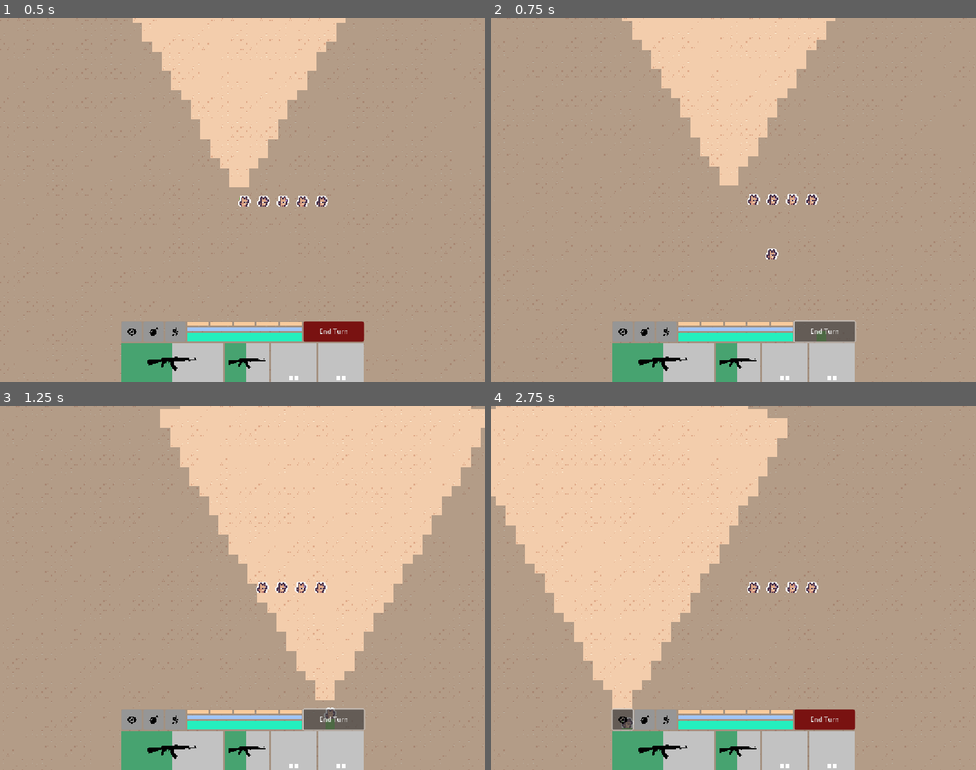
Above: before the commit, frames 1-4 (two rows, left to right).
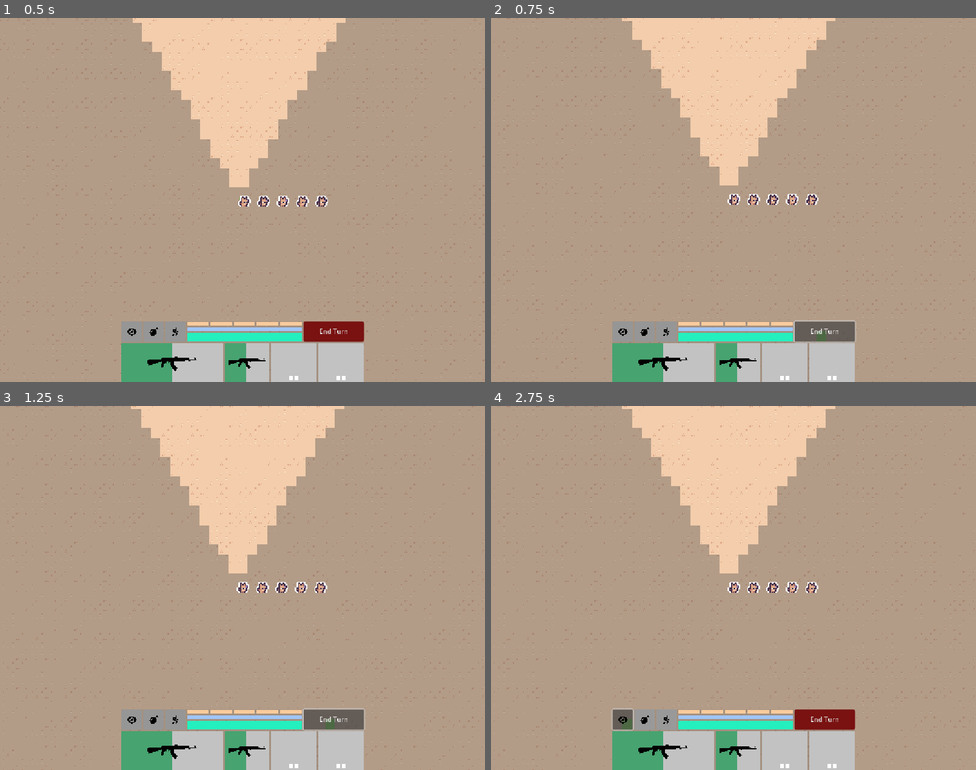
Above: after the commit, the same moments.

Repository: david8zhang/valorant-team-manager-godot
Game: Godot game, scene res://scenes/GameRound.tscn
Same seed, same stepped clock (60 frames per second), same inputs: the game is played once before the commit and once after it.
Inputs (mouse positions are in pixels of both pictures, inside the frame that each line leads up to):
- Up to frame 1 (0.5 s): no input
- Up to frame 2 (0.75 s): click "End Turn" at 0.5 s
- Up to frame 3 (1.25 s): no input
- Up to frame 4 (2.75 s): click (820, 711) at 1.27 s; click (621, 719) at 2 s

Frame 1 is identical in both runs. In frame 2, 0.1% of the frame differs, in the area x 48-60%, y 48-67%; in frame 3, 22%; in frame 4, 26%, in the area x 0-71%, y 0-89%.

Commit message:
hook up action menu

Diff:
--- a/codebase/prefabs/ActionMenu.tscn
+++ b/codebase/prefabs/ActionMenu.tscn
@@ -1,5 +1,6 @@
-[gd_scene load_steps=15 format=3 uid="uid://8f0kh0fhafed"]
-
+[gd_scene load_steps=16 format=3 uid="uid://8f0kh0fhafed"]
+
+[ext_resource type="Script" uid="uid://cvyhywt2dq3l7" path="res://scripts/ActionMenu.gd" id="1_0corr"]
 [ext_resource type="Texture2D" uid="uid://d3w1j5xmidi17" path="res://assets/placeholder/eye-solid-full.svg" id="1_yth5k"]
 [ext_resource type="Texture2D" uid="uid://7pdwea6dt72o" path="res://assets/placeholder/bomb-solid-full.svg" id="2_05y7h"]
 [ext_resource type="Texture2D" uid="uid://cyqkara66lajl" path="res://assets/placeholder/person-running-solid-full.svg" id="3_g67y3"]
@@ -50,6 +51,7 @@
 grow_vertical = 0
 size_flags_vertical = 8
 theme_override_styles/panel = SubResource("StyleBoxFlat_knvme")
+script = ExtResource("1_0corr")
 
 [node name="VBoxContainer" type="VBoxContainer" parent="."]
 layout_mode = 2
@@ -180,7 +182,7 @@
 value = 100.0
 show_percentage = false
 
-[node name="Button" type="Button" parent="VBoxContainer/NonCombatAndStats"]
+[node name="EndTurn" type="Button" parent="VBoxContainer/NonCombatAndStats"]
 custom_minimum_size = Vector2(150, 0)
 layout_mode = 2
 theme_override_styles/normal = SubResource("StyleBoxFlat_3omt0")
--- /dev/null
+++ b/codebase/scripts/ActionMenu.gd
@@ -0,0 +1,42 @@
+class_name ActionMenu
+extends PanelContainer
+
+@onready var watch_button = $VBoxContainer/NonCombatAndStats/NonCombatActions/Watch as Button
+@onready var bomb_button = $VBoxContainer/NonCombatAndStats/NonCombatActions/Bomb as Button
+@onready var move_button = $VBoxContainer/NonCombatAndStats/NonCombatActions/Move as Button
+
+signal on_action(action_state)
+
+func _ready() -> void:
+	move_button.pressed.connect(func (): on_action_click(AgentController.ActionState.MOVE))
+	bomb_button.pressed.connect(func (): on_action_click(AgentController.ActionState.DEFUSE))
+	watch_button.pressed.connect(func (): on_action_click(AgentController.ActionState.WATCH))
+
+func on_action_click(action_state: AgentController.ActionState):
+	on_action.emit(action_state)
+	set_button_highlight_from_state(action_state)
+
+func set_button_highlight_from_state(curr_action_state: AgentController.ActionState):
+	dehighlight_all_buttons()
+	match curr_action_state:
+		AgentController.ActionState.MOVE:
+			highlight_single_button(move_button)
+		AgentController.ActionState.WATCH:
+			highlight_single_button(watch_button)
+		AgentController.ActionState.DEFUSE, AgentController.ActionState.PLANT:
+			highlight_single_button(bomb_button)
+
+func dehighlight_all_buttons():
+	dehighlight_single_button(watch_button)
+	dehighlight_single_button(bomb_button)
+	dehighlight_single_button(move_button)
+
+func dehighlight_single_button(button):
+	var sb := StyleBoxFlat.new()
+	sb.bg_color = Color(0.6, 0.6, 0.6)  # blue background
+	button.add_theme_stylebox_override("normal", sb)
+
+func highlight_single_button(button):
+	var sb := StyleBoxFlat.new()
+	sb.bg_color = Color(0, 1, 0)  # blue background
+	button.add_theme_stylebox_override("normal", sb)
--- a/codebase/scripts/AgentController.gd
+++ b/codebase/scripts/AgentController.gd
@@ -5,14 +5,35 @@
 @export var highlight_overlay: HighlightOverlay
 @export var team: Team
 
+enum ActionState {
+	NONE,
+	WATCH,
+	DEFUSE,
+	PLANT,
+	MOVE,
+	PRIMARY_ATTACK,
+	SECONDARY_ATTACK,
+	ABILITY_ONE,
+	ABILITY_TWO
+}
+
 signal on_complete_turn
 
 var selected_agent: Agent
+var curr_action_state: ActionState = ActionState.NONE
+
+func _ready() -> void:
+	await game_round.ready
+	game_round.action_menu.on_action.connect(set_action_state_move)
+
+func set_action_state_move(new_action_state: ActionState):
+	curr_action_state = new_action_state
 
 func _process(_delta):
-	if game_round.curr_turn_side == GameRound.Side.PLAYER and Input.is_action_just_pressed("mouse_left"):
-		var pos_to_move_to = game_round.map.ground_layer.map_to_local(highlight_overlay.hovered_tile_pos)
-		selected_agent.move_to_position(pos_to_move_to, complete_move)
+	if game_round.curr_turn_side == GameRound.Side.PLAYER:
+		if Input.is_action_just_pressed("mouse_left") and curr_action_state == ActionState.MOVE:
+			var pos_to_move_to = game_round.map.ground_layer.map_to_local(highlight_overlay.hovered_tile_pos)
+			selected_agent.move_to_position(pos_to_move_to, complete_move)
 
 func start_turn():
 	select_agent(team.agents[0])
--- a/codebase/scripts/GameRound.gd
+++ b/codebase/scripts/GameRound.gd
@@ -12,6 +12,7 @@
 @onready var cpu_team = $CPUTeam as Team
 @onready var map = $Map as Map
 @onready var game_camera := $GameCamera as GameCamera
+@onready var action_menu := $CanvasLayer/Control/ActionMenu as ActionMenu
 
 var curr_turn_side = Side.PLAYER
 
Not shown, added: codebase/scripts/ActionMenu.gd.uid
